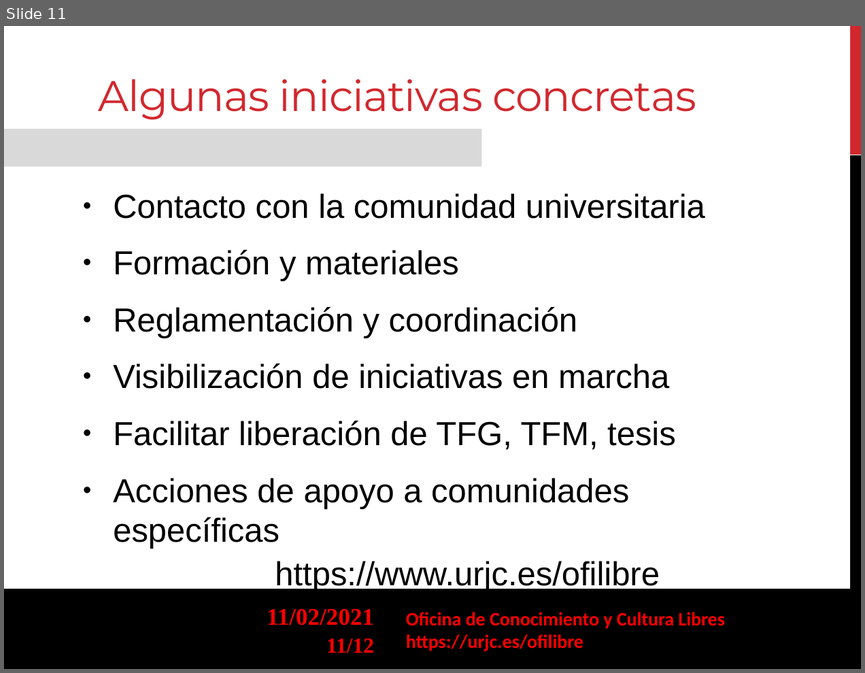
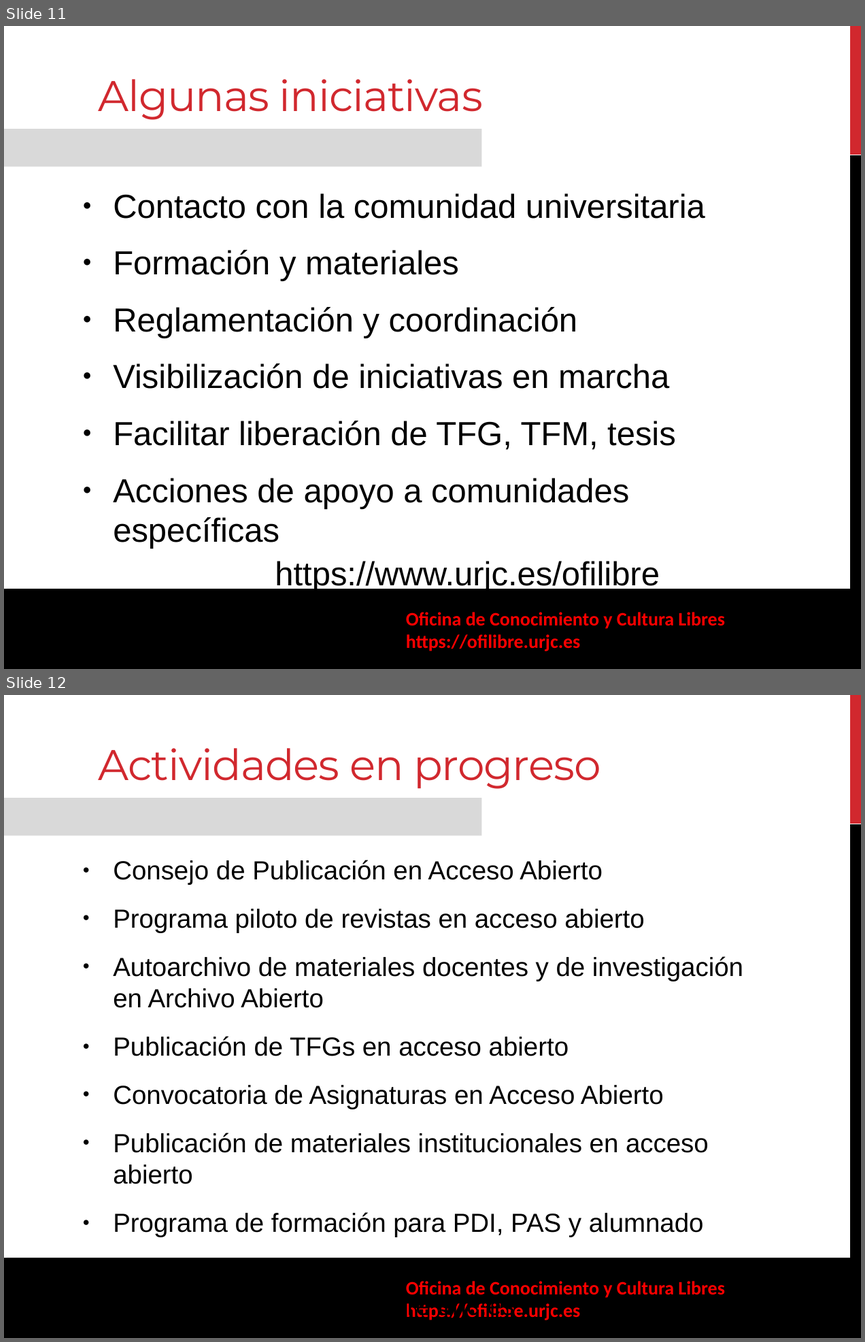
Before and after one commit to gabrielIzquierdo/OfiLibreGabri.github.io, a slide deck: static/transpas/ofilibre/Ofilibre-presentacion.odp. Shown one above the other, each under a label of ours: slide 11 before the commit, slides 11 and 12 after it. The pictures are 865x673 and 865x1342 pixels, drawn with LibreOffice and Linux fonts; fonts in the diff are those of the drawing; background and template pictures are left out. Boxes give left, top, right and bottom in pixels: in the first picture for what was removed or moved away, otherwise in the second. Text is boxed around its words. In the diff, an @@ line names an element or a change of style, - is before the commit and + after.

```diff
--- a/static/transpas/ofilibre/Ofilibre-presentacion.odp
+++ b/static/transpas/ofilibre/Ofilibre-presentacion.odp
@@ slide 12 added at box(4, 695, 861, 1338), background #FFFFFF; not listed: 5 template elements that a slide beside it also shows @@
@@ text added at box(98, 748, 600, 789), 36 pt, text #D1282E @@
+Actividades en progreso
@@ text added at box(113, 860, 743, 1237), 22 pt, text #000000 @@
+● Consejo de Publicación en Acceso Abierto
+● Programa piloto de revistas en acceso abierto
+● Autoarchivo de materiales docentes y de investigación en Archivo Abierto
+● Publicación de TFGs en acceso abierto
+● Convocatoria de Asignaturas en Acceso Abierto
+● Publicación de materiales institucionales en acceso abierto
+● Programa de formación para PDI, PAS y alumnado
+        https://ofilibre.urjc.es
@@ slide 11 changed as well @@
@@ text at box(98, 79, 483, 120): text changed @@
-Algunas iniciativas concretas
+Algunas iniciativas
@@ text removed at box(266, 608, 374, 625) @@
-11/02/2021
@@ text at box(406, 634, 581, 651): text changed @@
-https://urjc.es/ofilibre
+https://ofilibre.urjc.es
@@ page number removed at box(326, 638, 374, 653) @@
-11/12
```
Also in this commit, not shown: 11 other slides changed, 1 other file.
